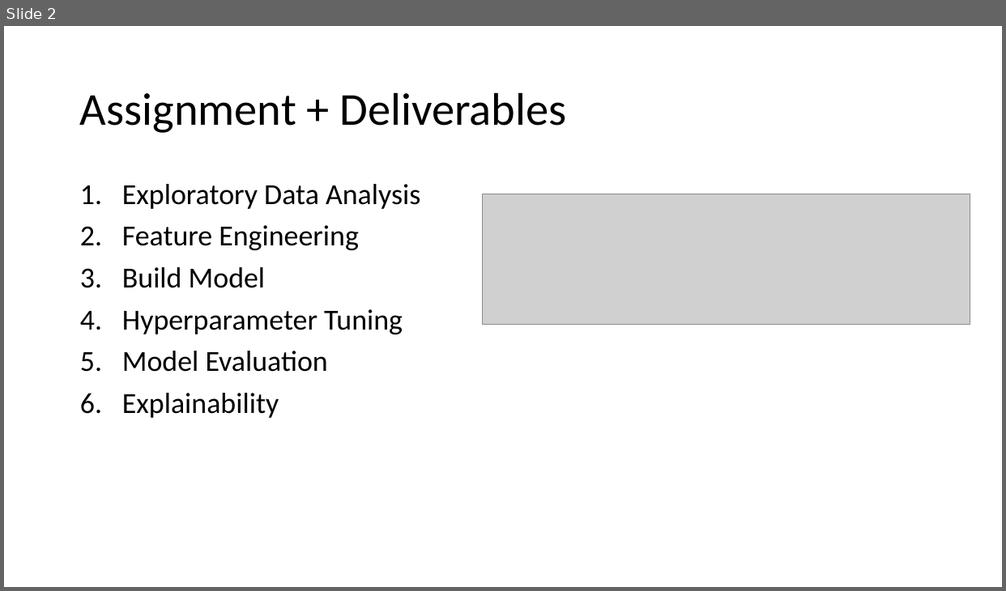
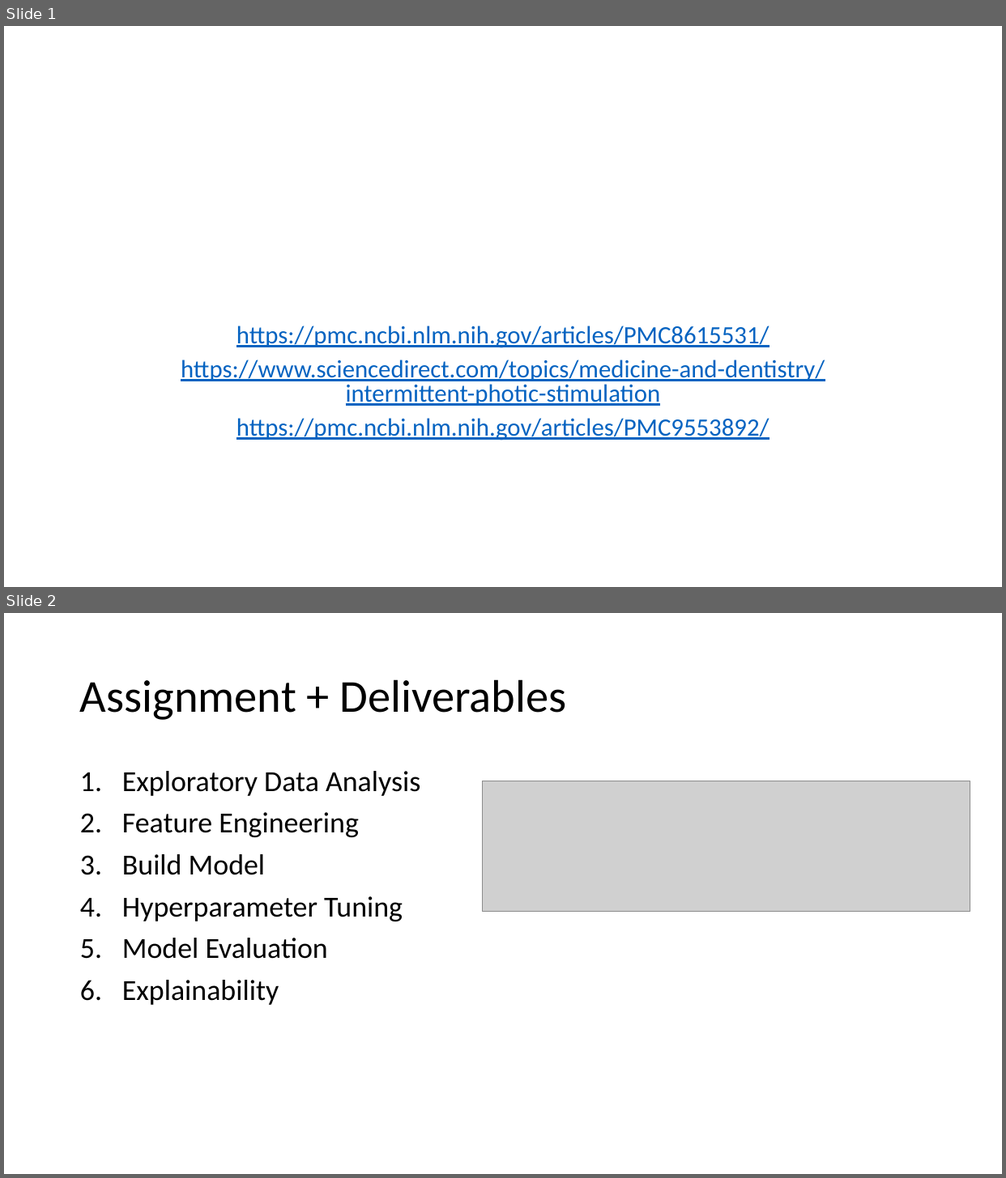
Before and after one commit to JeroenBuil/deegtal_coding_task, a slide deck: reports/dEEGtal interview presentation - Jeroen Buil.pptx. Shown one above the other, each under a label of ours: slide 2 before the commit, slides 1 and 2 after it. The pictures are 1006x591 and 1006x1178 pixels, drawn with LibreOffice and Linux fonts; fonts in the diff are those of the drawing; grey boxes stand for pictures. Boxes give left, top, right and bottom in pixels: in the first picture for what was removed or moved away, otherwise in the second. Text is boxed around its words. In the diff, an @@ line names an element or a change of style, - is before the commit and + after.

Commit message:
Update ppt

```diff
--- a/reports/dEEGtal interview presentation - Jeroen Buil.pptx
+++ b/reports/dEEGtal interview presentation - Jeroen Buil.pptx
@@ slide 1 added at (x1=4, y1=26, x2=1002, y2=587), background #FFFFFF @@
@@ subtitle added at (x1=181, y1=326, x2=825, y2=441), 24 pt, text #0563C1, underline @@
+https://pmc.ncbi.nlm.nih.gov/articles/PMC8615531/
+https://www.sciencedirect.com/topics/medicine-and-dentistry/intermittent-photic-stimulation
+https://pmc.ncbi.nlm.nih.gov/articles/PMC9553892/
```
Also in this commit, not shown: 1 slide removed.
